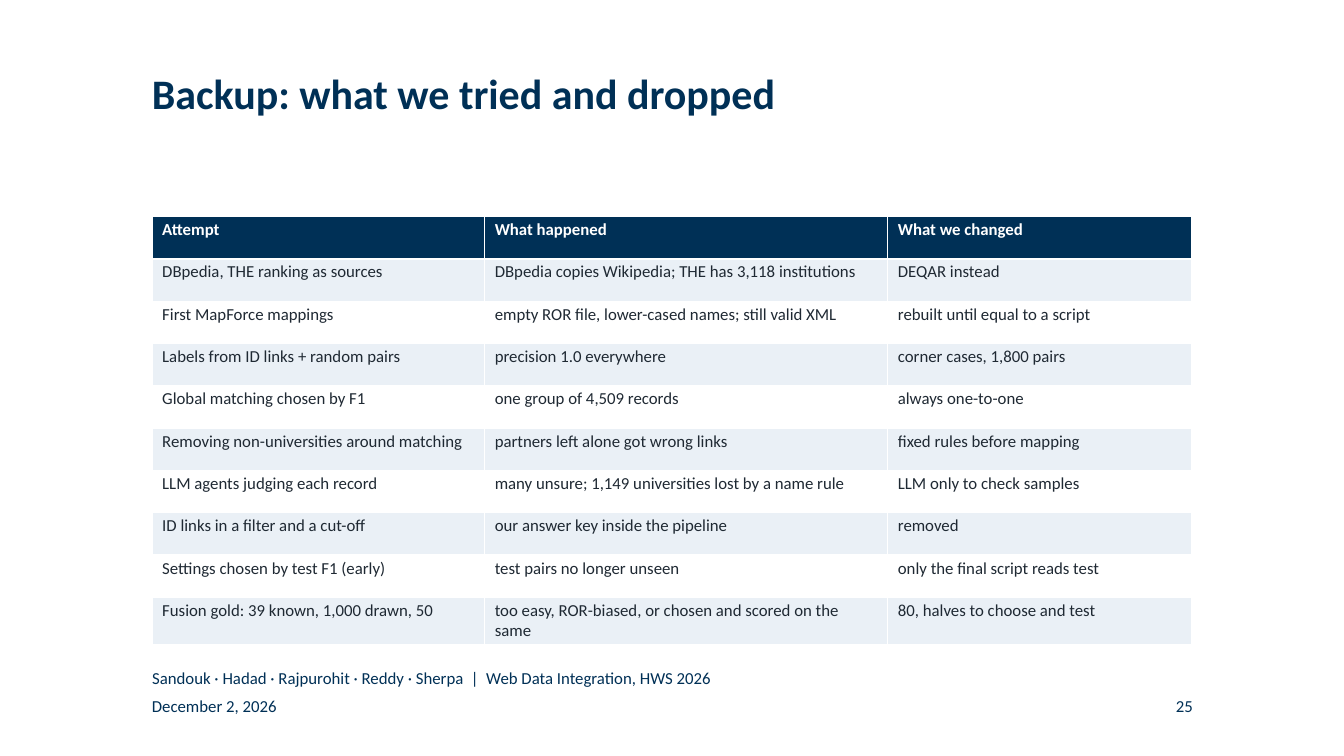
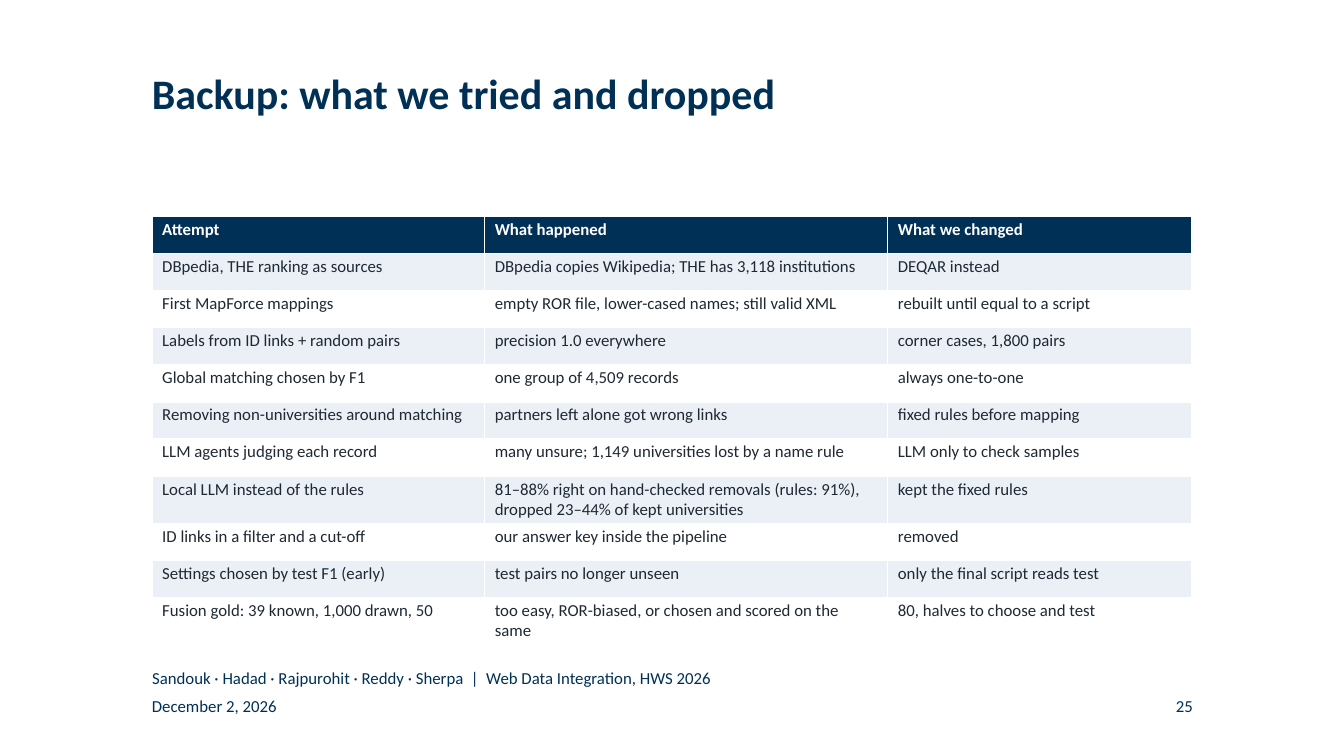
Before and after one commit to BlackSamuron0305/Web-Data-Integration-Project-HWS2026, a slide deck: slide 25 of submission/final-presentation/final_presentation.pptx. Drawn at 1344x756 pixels with LibreOffice and Linux fonts; fonts in the diff are those of the drawing; background and template pictures are left out. Boxes give left, top, right and bottom in pixels: in the first picture for what was removed or moved away, otherwise in the second. Text is boxed around its words. In the diff, an @@ line names an element or a change of style, - is before the commit and + after.

Commit message:
Finish gold standards, fusion outputs and local LLM experiment
- Identity resolution gold standard: every pair labelled by hand, drawn by kind as one group
  (labelled_pairs.csv, report, READMEs, split script)
- Fusion: score websites and coordinates, take coordinates from Wikidata first, add the
  hand-checked gold coordinates, write the fused dataset as XML in the target schema, and keep
  the remaining errors as fusion_errors.csv like the other error files
- Abandoned approaches: restore the DBpedia and THE scripts, add the local LLM cleaning and
  rescue experiment (Qwen2.5 3B and 7B) with its results
- Report: leading zeros on scores, local LLM paragraph, AI declaration row, contributions,
  regenerated figures and tables, still 12 pages

```diff
--- a/submission/final-presentation/final_presentation.pptx
+++ b/submission/final-presentation/final_presentation.pptx
@@ table at (152, 217, 1191, 640) @@
+row 8: Local LLM instead of the rules | 81–88% right on hand-checked removals (rules: 91%), dropped 23–44% of kept universities | kept the fixed rules
```
Also in this commit, not shown: 46 other files.
